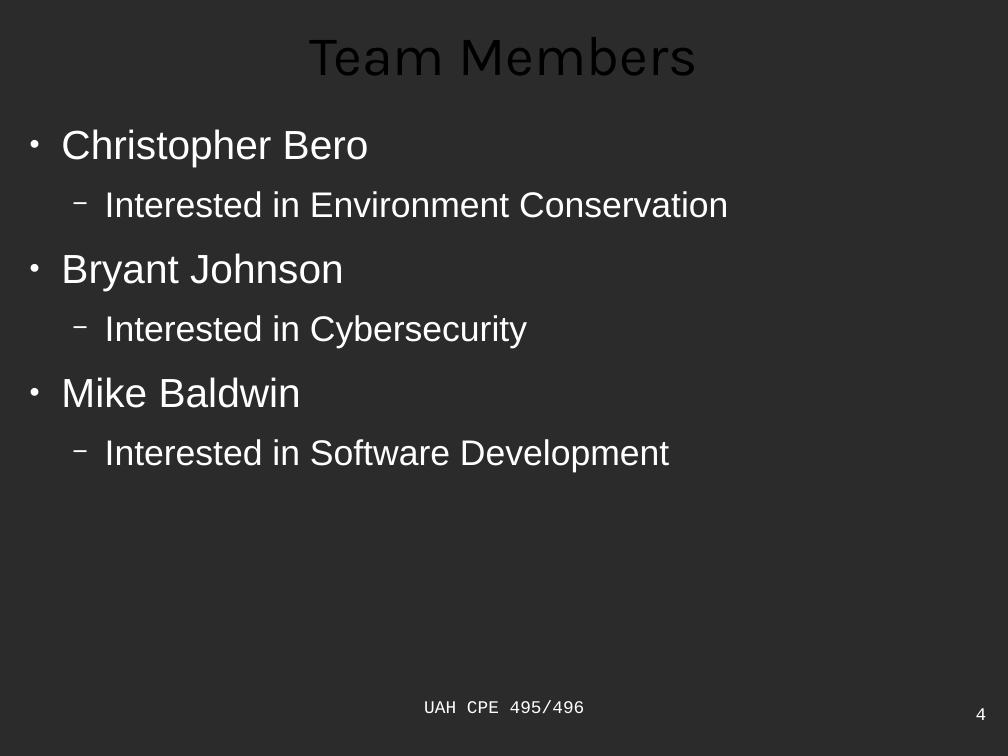
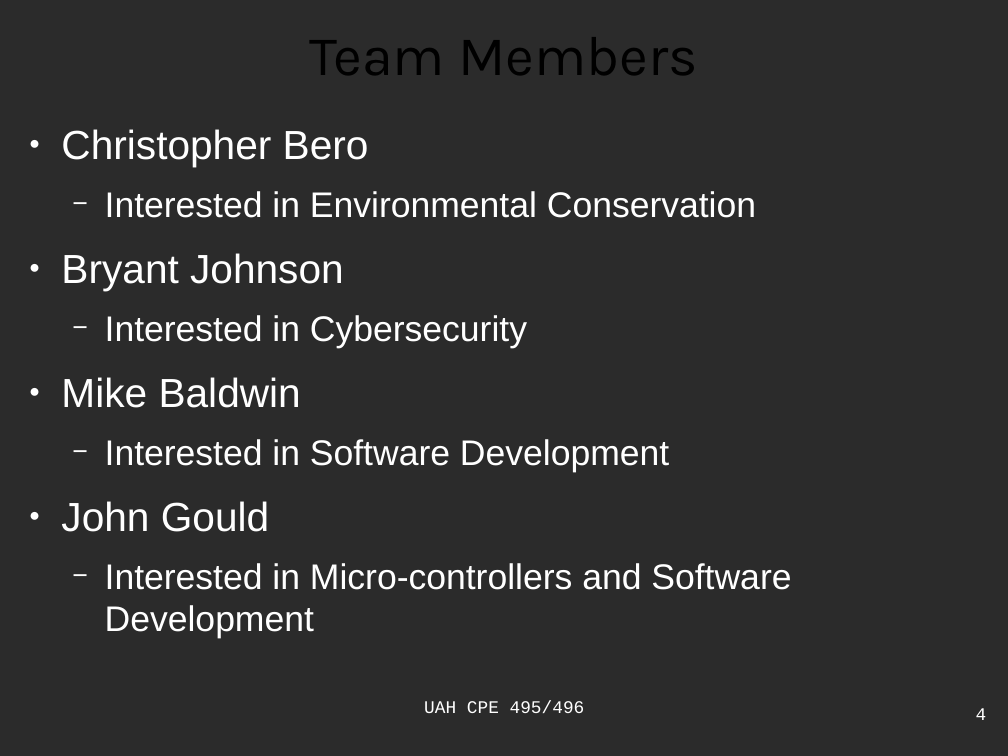
Before and after one commit to ctag/cpe495, a slide deck: slide 4 of projectProposal/presentation_bero.odp. Drawn at 1008x756 pixels with LibreOffice and Linux fonts; fonts in the diff are those of the drawing; background and template pictures are left out; a plain dark background stands for a picture behind light text. Boxes give left, top, right and bottom in pixels: in the first picture for what was removed or moved away, otherwise in the second. Text is boxed around its words. In the diff, an @@ line names an element or a change of style, - is before the commit and + after.

```diff
--- a/projectProposal/presentation_bero.odp
+++ b/projectProposal/presentation_bero.odp
@@ text at box(105, 191, 756, 218): text changed @@
-  − Interested in Environment Conservation
+  − Interested in Environmental Conservation
@@ text at box(61, 501, 791, 639): paragraphs added @@
+● John Gould
+  − Interested in Micro-controllers and Software Development
```
Also in this commit, not shown: 5 other slides changed, 1 slide added, 3 other files.
